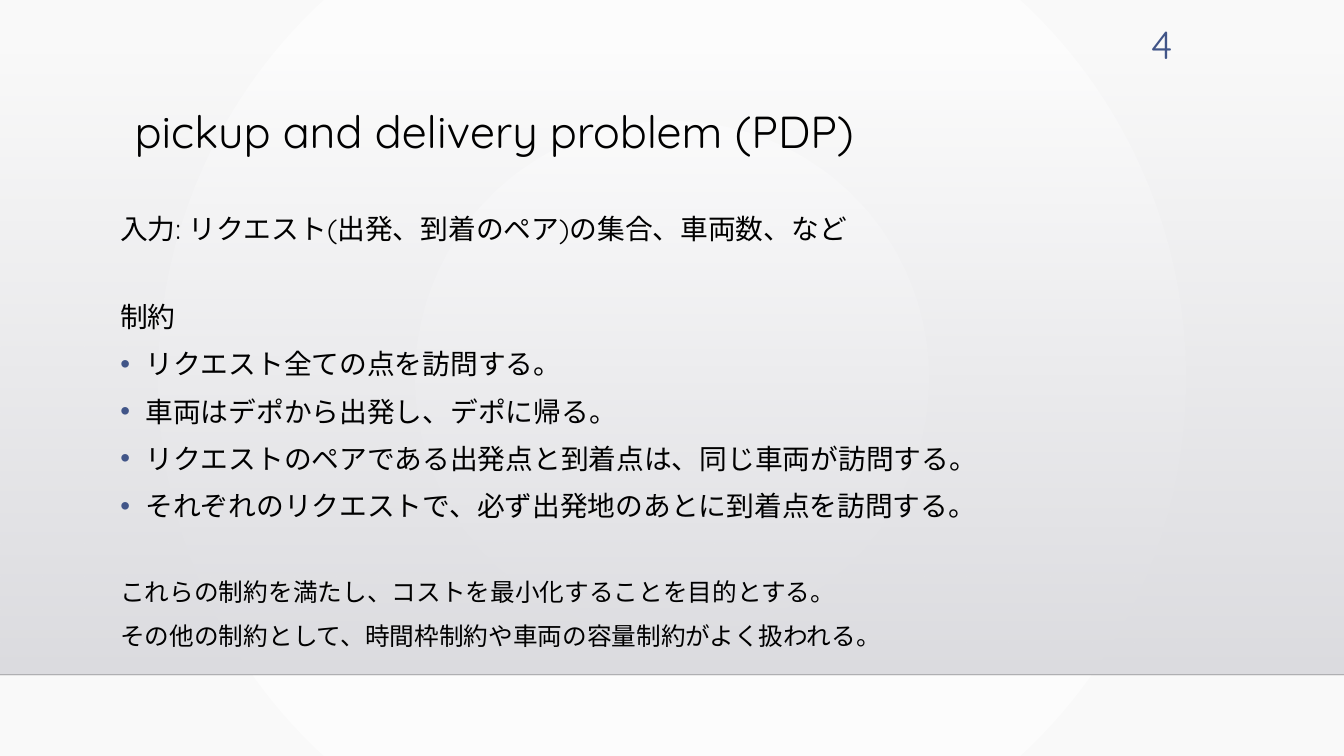
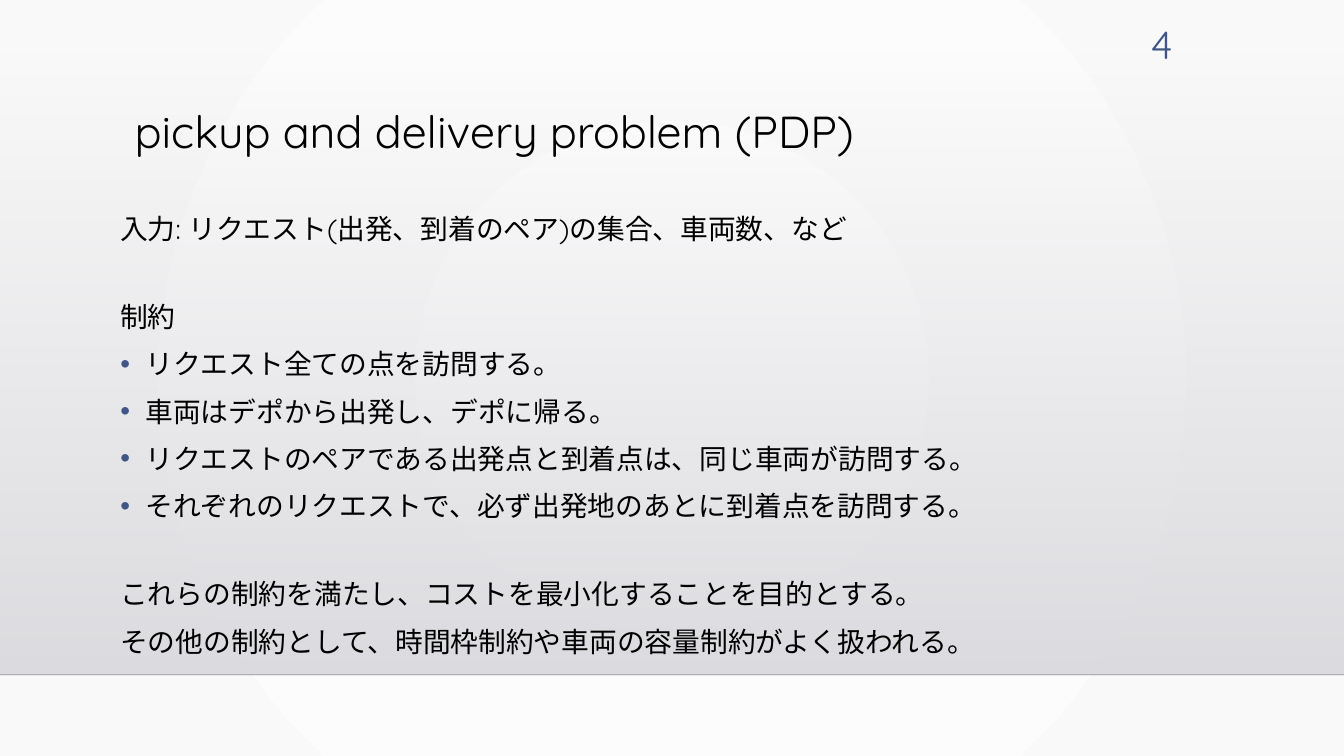
Before and after one commit to kotaro400/DARP, a slide deck: slide 4 of 卒論発表_10分用.pptx. Drawn at 1344x756 pixels with LibreOffice and Linux fonts; fonts in the diff are those of the drawing; background and template pictures are left out. Boxes give left, top, right and bottom in pixels: in the first picture for what was removed or moved away, otherwise in the second. Text is boxed around its words. In the diff, an @@ line names an element or a change of style, - is before the commit and + after.

```diff
--- a/卒論発表_10分用.pptx
+++ b/卒論発表_10分用.pptx
@@ text at (x1=120, y1=580, x2=975, y2=655): size 17.6 to 19.8 pt in "これらの制約を満たし、コストを最小化することを目的とする。", "その他の制約として、時間枠制約や車両の容量制約がよく扱われる。" @@
```
Also in this commit, not shown: 1 other slide changed.
